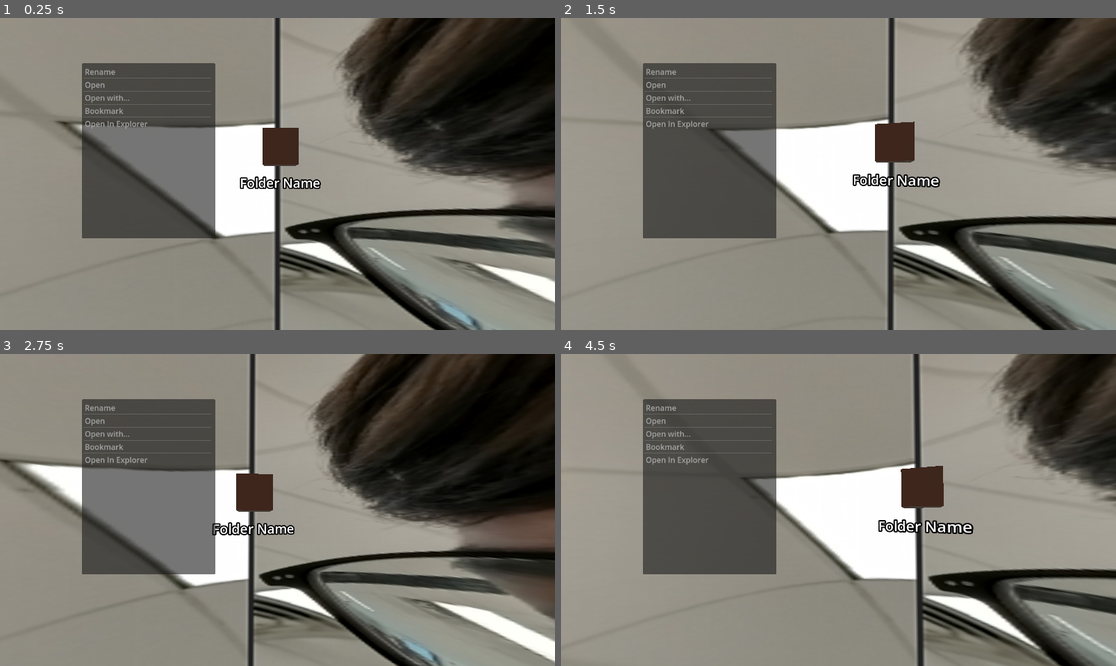
Above: before the commit, frames 1-4 (two rows, left to right).
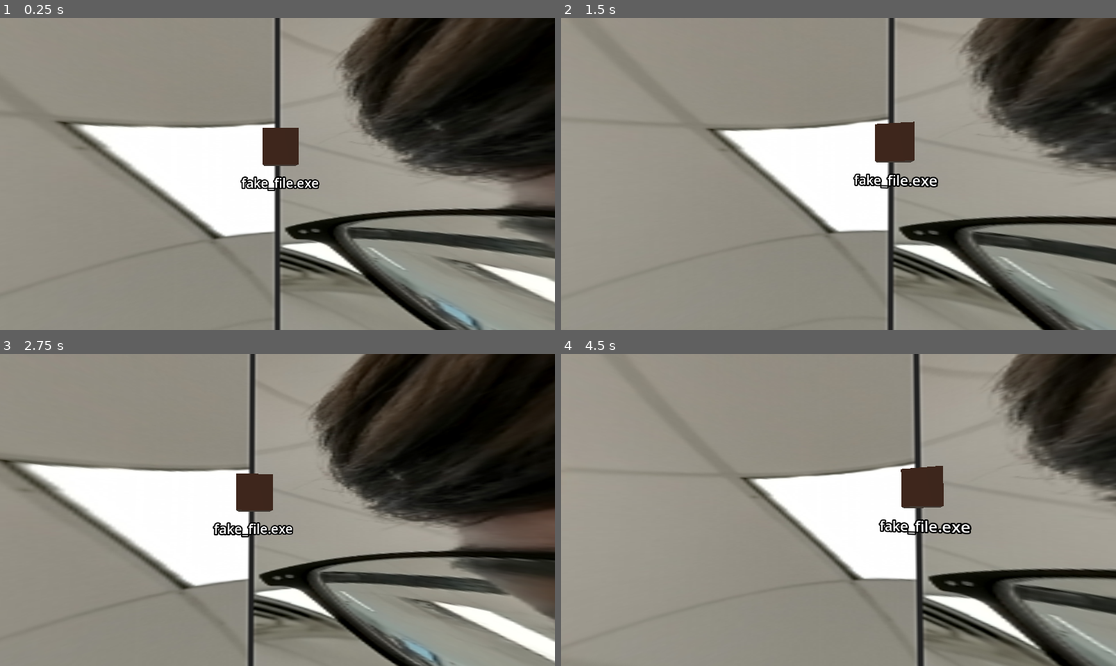
Above: after the commit, the same moments.

Repository: KobiWare/Feiler-File-Manager-2.0
Game: Godot game, scene res://assets/main.tscn
Two runs of this game, one before a commit and one after it. Both use one fixed random seed, a clock stepped at 60 frames per second and the inputs below.
Inputs (mouse positions are in pixels of both pictures, inside the frame that each line leads up to):
- Up to frame 1 (0.25 s): no input
- Up to frame 2 (1.5 s): tap Enter (ui_accept) at 0.5, 0.77, 1.25 s; move the mouse to (866, 174) at 0.52 s; hold Up (ui_up) from 0.53 s (still down); tap Q at 0.6 s; move the mouse to (810, 174) at 1.27 s; tap E at 1.35 s
- Up to frame 3 (2.75 s): keep holding Up (ui_up); tap Enter (ui_accept) at 1.52, 2 s; move the mouse to (288, 503) at 2.02 s; tap Shift at 2.1 s
- Up to frame 4 (4.5 s): keep holding Up (ui_up); tap Enter (ui_accept) at 2.75, 3.02, 3.5, 3.77, 4.25 s; move the mouse to (832, 516) at 2.77 s; tap Alt at 2.85 s; move the mouse to (877, 513) at 3.52 s; tap Q at 3.6 s; move the mouse to (794, 506) at 4.27 s; tap E at 4.35 s

The runs differ from the first frame. In frame 1, 14% of the frame differs, in the area x 14-58%, y 14-71%; in frame 2, 14%; in frame 3, 14%; in frame 4, 14%, in the area x 14-75%, y 14-71%.

Commit message:
Make dropdown cool and implementable

Diff:
--- a/assets/main.tscn
+++ b/assets/main.tscn
@@ -1,8 +1,9 @@
-[gd_scene load_steps=12 format=3 uid="uid://htw5vf3ygj3t"]
+[gd_scene load_steps=13 format=3 uid="uid://htw5vf3ygj3t"]
 
 [ext_resource type="Script" path="res://scripts/movementAndRotation.gd" id="1_8ymtw"]
 [ext_resource type="Script" path="res://scripts/FileCollision.gd" id="2_kiobu"]
 [ext_resource type="Texture2D" uid="uid://muhcsmfrkmhe" path="res://assets/Annotation 2023-03-30 094236.png" id="3_8dri2"]
+[ext_resource type="Script" path="res://scripts/LabelLogic.gd" id="3_bv6ff"]
 [ext_resource type="Script" path="res://scripts/panosky.gd" id="4_0dy3o"]
 [ext_resource type="Script" path="res://scripts/filesDropdown.gd" id="5_pl2cs"]
 
@@ -45,6 +46,7 @@
 transform = Transform3D(-1, 0, -8.74228e-08, 0, 1, 0, 8.74228e-08, 0, -1, -1.20007e-06, 0.971506, 11)
 pixel_size = 0.0121
 text = "Folder Name"
+script = ExtResource("3_bv6ff")
 
 [node name="MeshInstance3D" type="MeshInstance3D" parent="File"]
 transform = Transform3D(-1, 0, -8.74228e-08, 0, 1, 0, 8.74228e-08, 0, -1, -1.20007e-06, 2, 11)
@@ -66,3 +68,6 @@
 [connection signal="mouse_entered" from="File" to="File" method="_on_mouse_entered"]
 [connection signal="mouse_exited" from="File" to="File" method="_on_mouse_exited"]
 [connection signal="ready" from="File" to="File" method="_ready"]
+[connection signal="item_clicked" from="dropdown" to="dropdown" method="_on_item_clicked"]
+[connection signal="mouse_entered" from="dropdown" to="dropdown" method="_on_mouse_entered"]
+[connection signal="mouse_exited" from="dropdown" to="dropdown" method="_on_mouse_exited"]
--- a/scripts/Directory.gd
+++ b/scripts/Directory.gd
@@ -20,6 +20,14 @@
 		self.type = type
 		self.size = 1
 		self.dir = dir
+
+	func openInExplorer():
+		# TODO: this will open the path to the file in file explorer
+		pass
+
+	func rename(name):
+		# TODO: this will update the real name in the file too
+		self.name = name
 
 # includes folders too
 var filesInDirectory = []
--- /dev/null
+++ b/scripts/LabelLogic.gd
@@ -0,0 +1,12 @@
+extends Label3D
+
+
+# Called when the node enters the scene tree for the first time.
+func _ready():
+	pass # Replace with function body.
+
+
+# Called every frame. 'delta' is the elapsed time since the previous frame.
+func _process(delta):
+	text = get_node("/root/Node3D/File").file.name
+	pass
--- a/scripts/filesDropdown.gd
+++ b/scripts/filesDropdown.gd
@@ -2,15 +2,21 @@
 
 var fileRefrence
 var xyPos
+var mouseOnThis
 
 func setToNewFile(fileRefrence, xyPos):
+	show()
+	mouseOnThis = true
 	self.fileRefrence = fileRefrence
 	self.xyPos = xyPos
 	print(xyPos)
 	set_position(xyPos)
 
+
+
 # Called when the node enters the scene tree for the first time.
 func _ready():
+	hide()
 	add_item("Rename")
 	add_item("Open")
 	add_item("Open with...")
@@ -21,4 +27,30 @@
 
 # Called every frame. 'delta' is the elapsed time since the previous frame.
 func _process(delta):
+	if(!mouseOnThis):
+		hide()
 	pass
+
+
+func _on_mouse_exited():
+	mouseOnThis = false
+	deselect_all()
+	pass # Replace with function body.
+
+
+func _on_mouse_entered():
+	mouseOnThis = true
+	pass # Replace with function body.
+
+
+func _on_item_clicked(index, at_position, mouse_button_index):
+	match(index):
+		# Rename
+		0:
+			print("Rename")
+
+		1:
+			print("Open")
+		_:
+			print("")
+	pass # Replace with function body.
